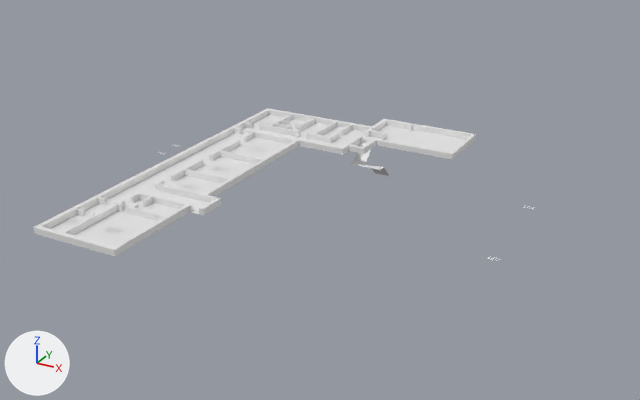
A saved change to the Blender file Assets/Korpus/KorpusPrefab/2Korpus.blend.
One viewpoint serves both versions: a 50 mm camera at (67.1, -90.7, 44.8) aimed at (20.0, -5.0, 2.0). The lights are fixed; the arrows at lower left show +X, +Y and +Z. Text is drawn in Blender's own font.
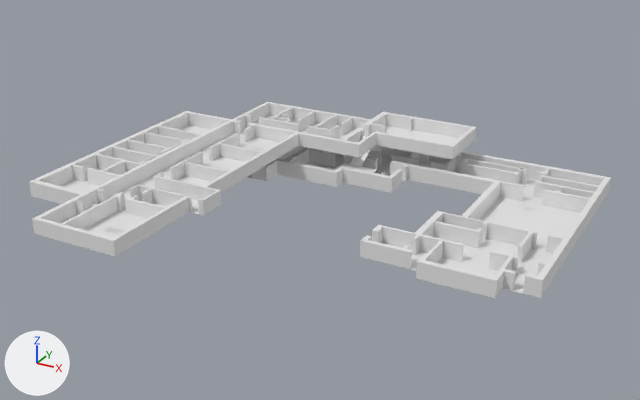
Location of each change, [x1, y1, x2, y2] in pixels of the pictures (640 x 400 px; the box of a moved part takes in the faces that stretch with it):
'1Wall', shown
    after: [29, 111, 611, 298]
'Cube', reshaped
    before: [33, 108, 476, 256]
    after: [32, 102, 477, 256]
'1Ground', shown
    after: [61, 125, 580, 293]
'Plane', reshaped
    before: [350, 143, 389, 176]
    after: [346, 150, 381, 174]
part 3 of me_plane_002, moved or reshaped
    before: [366, 164, 383, 170]
    after: [362, 167, 377, 173]
part 4 of me_plane_002, moved or reshaped
    before: [350, 143, 371, 167]
    after: [346, 150, 370, 170]
part 5 of me_plane_002, moved or reshaped
    before: [372, 167, 389, 176]
    after: [374, 170, 381, 174]
'2Ground', unchanged, covered by the edit
    before: [50, 115, 465, 247]
    after: [61, 115, 458, 238]

What changed in the scene script:
```text
Change me_cube:
    used by ob_1wall; location = (-14.47, -17.28, 0.5); scale = (0.393, 0.393, 0.497)
    remove me_cube.from_pydata(...)  # 1070 vertices, 1066 faces; spans x -1.0..162.0, y -1.0..92.0, z -1.0..1.0
    add me_cube.from_pydata(...)  # 1118 vertices, 1108 faces; spans x -1.0..162.0, y -1.0..92.0, z -1.0..3.0
    me_cube part 1: 535 vertices moved from x -1.0..162.0, y -1.0..92.0, z 1.0 to x -1.0..162.0, y -1.0..92.0, z 3.0; 48 vertices added at x 49.0..157.0, y 14.0..55.0, z -1.0..3.0
Change me_cube_001:
    used by ob_cube; location = (0.41, 14.87, 4.37); scale = (0.292, 0.292, 0.369)
    remove me_cube_001.from_pydata(...)  # 580 vertices, 579 faces; spans x -1.0..104.0, y -158.0..14.0, z -1.0..1.0
    add me_cube_001.from_pydata(...)  # 572 vertices, 571 faces; spans x -1.0..104.0, y -158.0..14.0, z -1.0..4.0
    me_cube_001 part 2: 286 vertices moved from x -1.0..104.0, y -158.0..14.0, z -1.0..1.0 to x -1.0..104.0, y -158.0..14.0, z -1.0..4.0; 14 vertices removed from x 57.0..66.0, y -33.0..-15.0, z -1.0..1.0; 6 vertices added at x 57.0..66.0, y -33.0..-15.0, z -1.0..4.0
Change me_plane_002:
    where me_plane_002.from_pydata(...)  # 12 vertices, 5 faces; spans x -1.29..4.32, y -2.98..1.0, z -4.0..0.0
    used by ob_plane; location = (18.75, 9.56, 4.0); scale = (0.79, 0.79, 1.0)
    me_plane_002 part 3: the 1 vertex in x 4.32, y -1.55, z -2.0 is moved by (-0.44, -1.54, 0.0)
    me_plane_002 part 4: all 3 vertices in x -1.29..1.57, y -1.55, z -2.0 are moved by (0.0, -1.54, 0.0)
    me_plane_002 part 5: the 1 vertex in x 1.57, y 1.0, z -4.0 is moved by (0.0, -1.19, 0.0)
Change ob_1ground:
    remove ob_1ground.hide_set(True)
Change ob_1wall:
    remove ob_1wall.hide_set(True)
```
